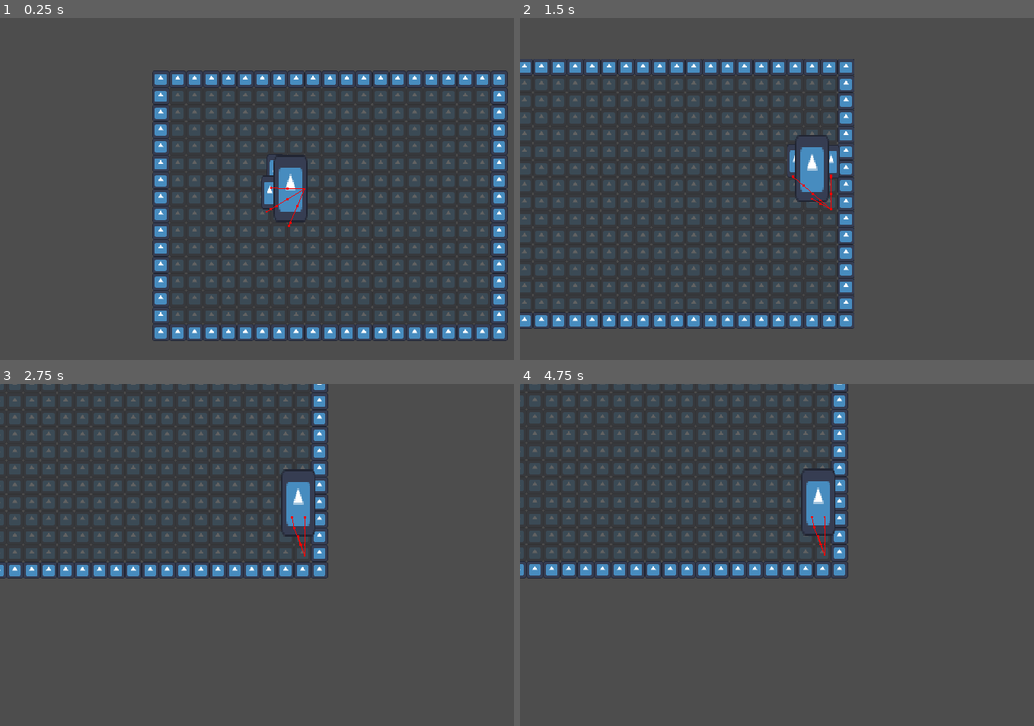
Above: before the commit, frames 1-4 (two rows, left to right).
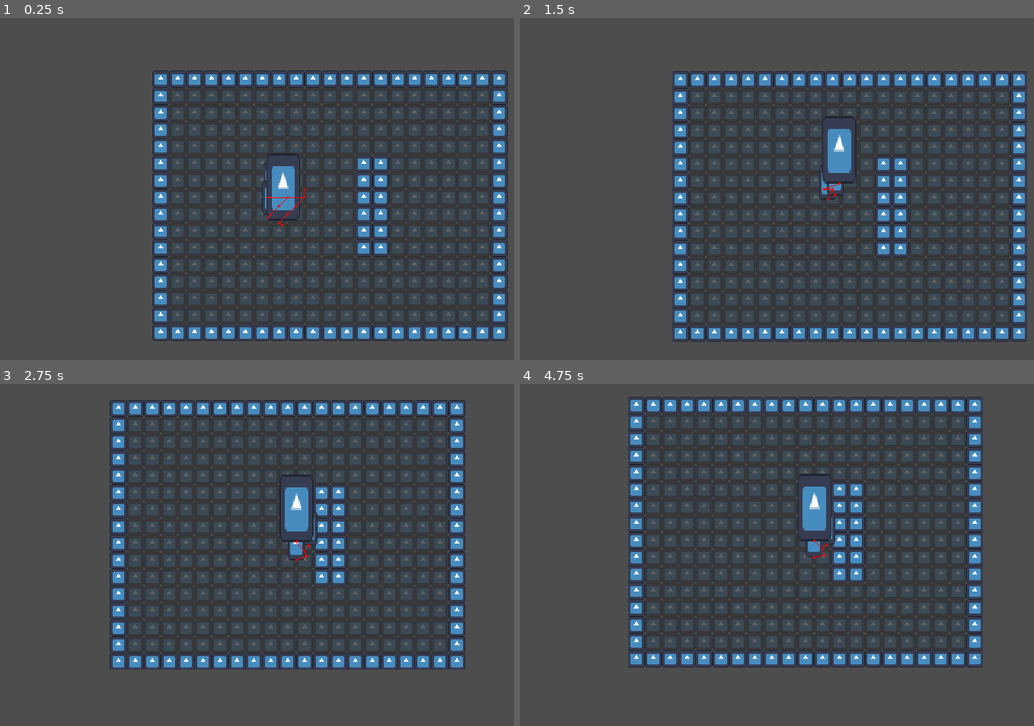
Above: after the commit, the same moments.

Repository: slotling/collateral-damage-gwj71
Game: Godot game, scene res://Scenes/Root/world.tscn
Same seed, same stepped clock (60 frames per second), same inputs: the game is played once before the commit and once after it. The engine's default icon, where the game draws it, is replaced by a stand-in: a white triangle on a blue panel in a dark square.
Inputs:
- Up to frame 1 (0.25 s): no input
- Up to frame 2 (1.5 s): hold Right (ui_right) 0.53-1.28 s; hold Shift (run) 0.53-1.28 s; hold Down (ui_down) from 1.28 s (still down); tap Shift (run) at 1.35 s
- Up to frame 3 (2.75 s): release Down (ui_down) at 2.03 s; hold Right (ui_right) from 2.03 s (still down); hold Shift (run) from 2.03 s (still down)
- Up to frame 4 (4.75 s): release Right (ui_right) at 2.78 s; release Shift (run) at 2.78 s; hold Up (ui_up) 2.78-3.53 s; tap Shift (run) at 2.85, 4.35 s; hold Shift (run) 3.53-4.28 s; hold Left (ui_left) from 3.53 s (still down)

The runs differ from the first frame. In frame 1, 1.7% of the frame differs, in the area x 50-76%, y 39-69%; in frame 2, 21%, in the area x 0-99%, y 12-95%; in frame 3, 16%; in frame 4, 16%.

Commit message:
fixed enemy nav

Diff:
--- a/Resources/Tilesets/MainTileset.tres
+++ b/Resources/Tilesets/MainTileset.tres
@@ -1,6 +1,9 @@
-[gd_resource type="TileSet" load_steps=5 format=3 uid="uid://ceesdgnytboj8"]
+[gd_resource type="TileSet" load_steps=6 format=3 uid="uid://ceesdgnytboj8"]
 
 [ext_resource type="Texture2D" uid="uid://b1k3mggtht0mx" path="res://icon.svg" id="1_ly63v"]
+
+[sub_resource type="NavigationPolygon" id="NavigationPolygon_3p3gx"]
+source_geometry_group_name = &"navigation_polygon_source_group"
 
 [sub_resource type="TileSetAtlasSource" id="TileSetAtlasSource_1e8eb"]
 resource_name = "Wall"
@@ -10,6 +13,7 @@
 0:0/0/physics_layer_0/linear_velocity = Vector2(0, 0)
 0:0/0/physics_layer_0/angular_velocity = 0.0
 0:0/0/physics_layer_0/polygon_0/points = PackedVector2Array(-16, -16, 16, -16, 16, 16, -16, 16)
+0:0/0/navigation_layer_0/polygon = SubResource("NavigationPolygon_3p3gx")
 
 [sub_resource type="NavigationPolygon" id="NavigationPolygon_pky14"]
 vertices = PackedVector2Array(16, 16, -16, 16, -16, -16, 16, -16)
--- a/Scenes/Entities/enemy.tscn
+++ b/Scenes/Entities/enemy.tscn
@@ -13,8 +13,8 @@
 [sub_resource type="RectangleShape2D" id="RectangleShape2D_pck75"]
 size = Vector2(32, 24)
 
-[sub_resource type="RectangleShape2D" id="RectangleShape2D_5p6p6"]
-size = Vector2(24, 24)
+[sub_resource type="CircleShape2D" id="CircleShape2D_6ap06"]
+radius = 8.0
 
 [node name="Enemy" type="CharacterBody2D"]
 motion_mode = 1
@@ -38,7 +38,7 @@
 shape = SubResource("RectangleShape2D_pck75")
 
 [node name="CollisionShape2D" type="CollisionShape2D" parent="."]
-shape = SubResource("RectangleShape2D_5p6p6")
+shape = SubResource("CircleShape2D_6ap06")
 
 [node name="HealthHandler" parent="." instance=ExtResource("2_mm7t0")]
 
@@ -46,4 +46,5 @@
 max_speed = 150
 
 [node name="NavigationAgent2D" type="NavigationAgent2D" parent="."]
+path_postprocessing = 1
 debug_enabled = true
--- a/Scenes/Root/world.tscn
+++ b/Scenes/Root/world.tscn
@@ -9,7 +9,7 @@
 [node name="TileMap" type="TileMap" parent="."]
 tile_set = ExtResource("1_rnnsq")
 format = 2
-layer_0/tile_data = PackedInt32Array(-131061, 0, 0, -196597, …(3146 unchanged characters)…  0, 327683, 1, 0, 262147, 1, 0, 196611, 1, 0, 131075, 1, 0, 65539, 1, 0, 3, 1, 0, -65533, 1, 0, -131069, 1, 0, -196605, 1, 0, -262141, 1, 0, -327677, 1, 0, -393213, 1, 0, -393212, 1, 0, -327676, 1, 0, -262140, 1, 0, -196604, 1, 0, -131068, 1, 0, -65532, 1, 0, 4, 1, 0, 65540, 1, 0, 131076, 1, 0, 196612, 1, 0, 262148, 1, 0, 327684, 1, 0, 393220, …(1191 unchanged characters)…
+layer_0/tile_data = PackedInt32Array(-131061, 0, 0, -196597, …(3146 unchanged characters)…  0, 327683, 1, 0, 262147, 1, 0, 196611, 0, 0, 131075, 0, 0, 65539, 0, 0, 3, 0, 0, -65533, 0, 0, -131069, 0, 0, -196605, 1, 0, -262141, 1, 0, -327677, 1, 0, -393213, 1, 0, -393212, 1, 0, -327676, 1, 0, -262140, 1, 0, -196604, 1, 0, -131068, 0, 0, -65532, 0, 0, 4, 0, 0, 65540, 0, 0, 131076, 0, 0, 196612, 0, 0, 262148, 1, 0, 327684, 1, 0, 393220, …(1191 unchanged characters)…
 
 [node name="Player" parent="." instance=ExtResource("2_ude3w")]
 
